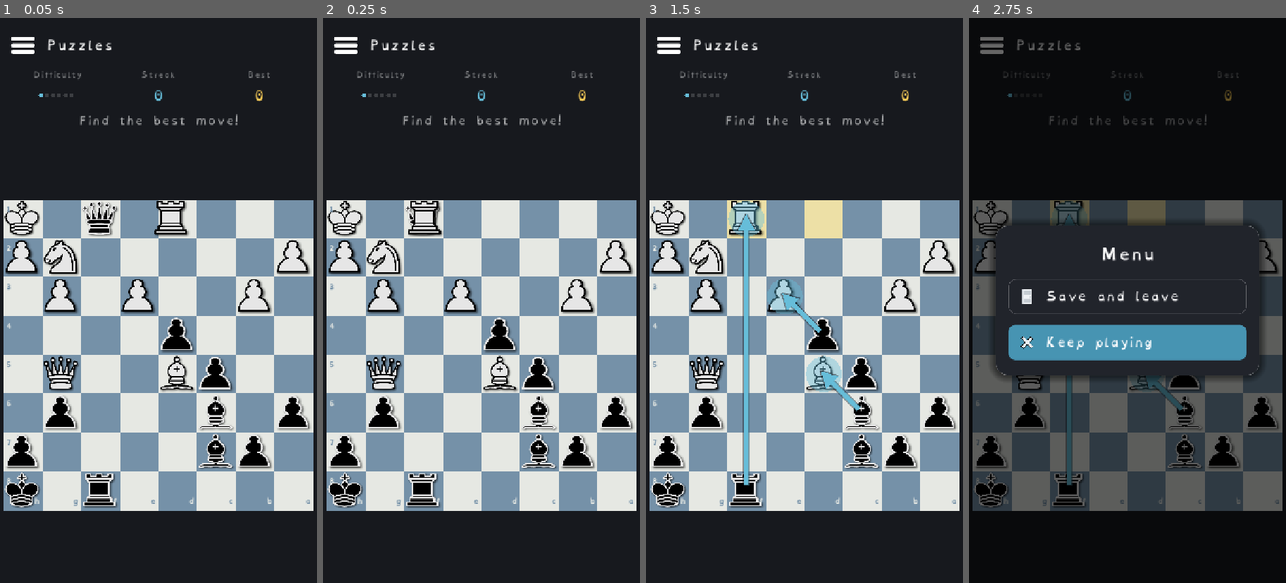
Above: before the commit, frames 1-4 (left to right).
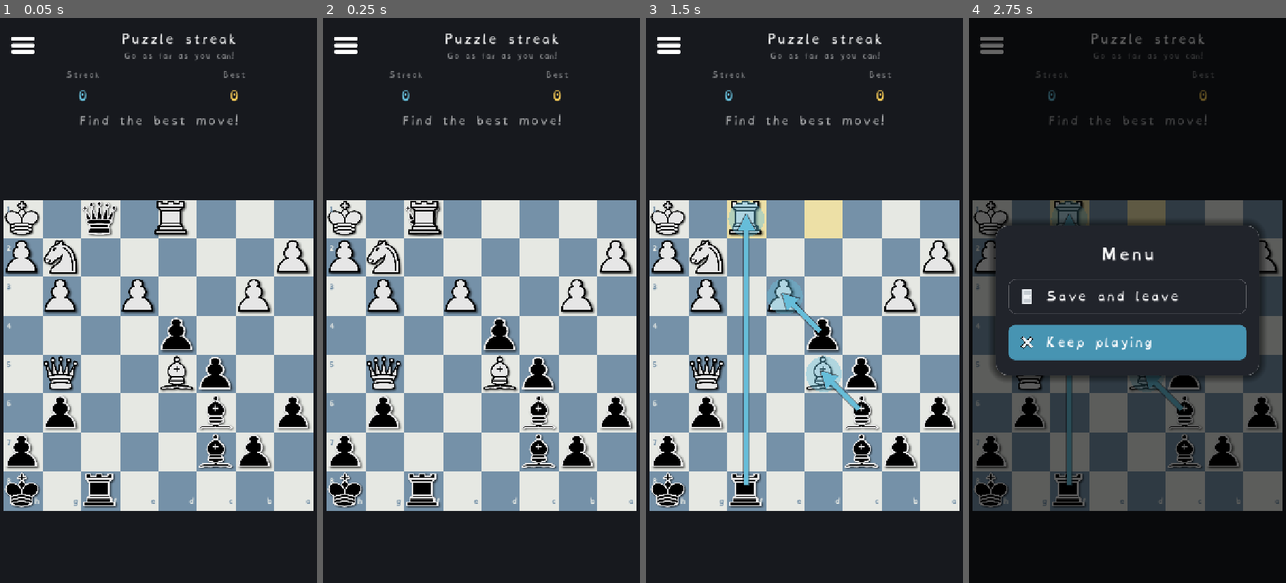
Above: after the commit, the same moments.

Repository: Hatscat/limpidchess
Game: Godot game, scene res://scenes/puzzle_rush.tscn
The game is run twice, just before and just after one commit, with the same random seed, the same clock (stepped at 60 frames per second) and the same inputs. This scene is started directly instead of the project's main scene.
Inputs (mouse positions are in pixels of both pictures, inside the frame that each line leads up to):
- Up to frame 1 (0.05 s): no input
- Up to frame 2 (0.25 s): no input
- Up to frame 3 (1.5 s): drag from (804, 357) to (836, 176) at 0.52 s; tap Enter at 1.25 s; drag from (741, 328) to (788, 413) at 1.27 s
- Up to frame 4 (2.75 s): click (991, 46) at 2 s

The runs differ from the first frame. In frame 1, 0.9% of the frame differs, in the area x 10-86%, y 2-15%; in frame 2, 0.9%; in frame 3, 0.9%; in frame 4, 0.6%.

Commit message:
feat: update puzzle streak functionality with new UI elements and translations

Diff:
--- a/assets/i18n/ui.csv
+++ b/assets/i18n/ui.csv
@@ -269,7 +269,8 @@
 Free games reminder,Free games reminder,Rappel des parties gratuites,Recordatorio de partidas gratis
 Reminds you when your free daily games reset.,Reminds you when your free daily games reset.,Vous prévient quand vos parties gratuites du jour reviennent.,Te avisa cuando vuelven tus partidas gratis del día.
 Puzzles,Puzzles,Puzzles,Puzzles
-Difficulty,Difficulty,Difficulté,Dificultad
+Puzzle streak,Puzzle streak,Série de puzzles,Racha de puzzles
+Go as far as you can!,Go as far as you can!,Va aussi loin que possible !,¡Llega tan lejos como puedas!
 Streak,Streak,Série,Racha
 New,New,Nouvelle,Nueva
 Resume,Resume,Reprendre la,Reanudar la
--- a/scenes/puzzle_rush.tscn
+++ b/scenes/puzzle_rush.tscn
@@ -4,7 +4,6 @@
 [ext_resource type="Script" uid="uid://dsbi4m5efbwas" path="res://scripts/ui/chess_board.gd" id="2_board"]
 [ext_resource type="Texture2D" uid="uid://c52qaa1q2wkua" path="res://assets/icons/party.png" id="4_party"]
 [ext_resource type="PackedScene" uid="uid://cwkkjgcgnb61c" path="res://scenes/daily_limit_dialog.tscn" id="5_daily"]
-[ext_resource type="Script" uid="uid://b3rr0vao8f1by" path="res://scripts/ui/difficulty_pips.gd" id="6_pips"]
 [ext_resource type="Texture2D" uid="uid://bi3n22ngccymk" path="res://assets/icons/trophy.png" id="7_trophy"]
 [ext_resource type="Texture2D" uid="uid://dk5ixea8nri3p" path="res://assets/icons/fire.png" id="8_fire"]
 
@@ -87,7 +86,7 @@
 theme_override_styles/hover = SubResource("sb_empty")
 expand_icon = true
 
-[node name="Title" type="Label" parent="." unique_id=441083087]
+[node name="Title" type="VBoxContainer" parent="." unique_id=441083087]
 layout_mode = 1
 anchors_preset = 10
 anchor_right = 1.0
@@ -96,9 +95,22 @@
 offset_right = -12.0
 offset_bottom = 92.0
 grow_horizontal = 2
-theme_override_font_sizes/font_size = 28
-text = "Puzzles"
-vertical_alignment = 1
+mouse_filter = 2
+theme_override_constants/separation = 0
+alignment = 1
+
+[node name="Name" type="Label" parent="Title" unique_id=441083088]
+layout_mode = 2
+theme_override_font_sizes/font_size = 26
+text = "Puzzle streak"
+horizontal_alignment = 1
+
+[node name="Goal" type="Label" parent="Title" unique_id=441083089]
+modulate = Color(1, 1, 1, 0.5)
+layout_mode = 2
+theme_override_font_sizes/font_size = 15
+text = "Go as far as you can!"
+horizontal_alignment = 1
 
 [node name="Header" type="HBoxContainer" parent="." unique_id=504203621]
 layout_mode = 1
@@ -112,28 +124,6 @@
 mouse_filter = 2
 theme_override_constants/separation = 8
 alignment = 1
-
-[node name="DiffCol" type="VBoxContainer" parent="Header" unique_id=416322770]
-layout_mode = 2
-size_flags_horizontal = 3
-theme_override_constants/separation = 2
-alignment = 1
-
-[node name="Caption" type="Label" parent="Header/DiffCol" unique_id=146187833]
-modulate = Color(1, 1, 1, 0.45)
-layout_mode = 2
-theme_override_font_sizes/font_size = 16
-text = "Difficulty"
-horizontal_alignment = 1
-
-[node name="DiffPips" type="Control" parent="Header/DiffCol" unique_id=1198055053]
-unique_name_in_owner = true
-custom_minimum_size = Vector2(84, 42)
-layout_mode = 2
-size_flags_horizontal = 4
-size_flags_vertical = 4
-mouse_filter = 2
-script = ExtResource("6_pips")
 
 [node name="StreakCol" type="VBoxContainer" parent="Header" unique_id=1262124393]
 layout_mode = 2
--- a/scripts/dev/shot_feature.gd
+++ b/scripts/dev/shot_feature.gd
@@ -45,25 +45,25 @@
 	# Left text block (OpenDyslexic is very wide, so keep it well clear of the boards at x=586).
 	_text(host, "Limpid Chess", 48, Color(0.93, 0.95, 0.97), Vector2(56, 150), 500, HORIZONTAL_ALIGNMENT_LEFT, true)
 	_text(host, "Find the best move", 32, UI.ACCENT, Vector2(58, 222), 500, HORIZONTAL_ALIGNMENT_LEFT, true)
-	_text(host, "Smooth chess that grows with you.", 20, Color(0.72, 0.77, 0.81), Vector2(58, 278), 510, HORIZONTAL_ALIGNMENT_LEFT, false)
+	_text(host, "Smooth chess that grows with you.", 18, Color(0.72, 0.77, 0.81), Vector2(58, 282), 500, HORIZONTAL_ALIGNMENT_LEFT, false)
 
-	# Two mini-boards on the right: neutral "Your move" -> revealed "The answer".
+	# Two mini-boards on the right, pushed clear of the text: neutral "Your move" -> revealed "The answer".
 	var ba := _board(false)
-	ba.position = Vector2(586, 110)
-	ba.size = Vector2(180, 180)
+	ba.position = Vector2(600, 108)
+	ba.size = Vector2(184, 184)
 	host.add_child(ba)
 	var bb := _board(true)
-	bb.position = Vector2(812, 110)
-	bb.size = Vector2(180, 180)
+	bb.position = Vector2(820, 108)
+	bb.size = Vector2(184, 184)
 	host.add_child(bb)
-	_text(host, "Your move", 20, Color(0.80, 0.84, 0.88), Vector2(586, 298), 180, HORIZONTAL_ALIGNMENT_CENTER, false)
-	_text(host, "The answer", 20, Color(0.80, 0.84, 0.88), Vector2(812, 298), 180, HORIZONTAL_ALIGNMENT_CENTER, false)
+	_text(host, "Your move", 20, Color(0.80, 0.84, 0.88), Vector2(600, 300), 184, HORIZONTAL_ALIGNMENT_CENTER, false)
+	_text(host, "The answer", 20, Color(0.80, 0.84, 0.88), Vector2(820, 300), 184, HORIZONTAL_ALIGNMENT_CENTER, false)
 
 	var arrow := TextureRect.new()
 	arrow.texture = load("res://assets/icons/chevron_right.svg")
 	arrow.modulate = UI.ACCENT
-	arrow.position = Vector2(770, 182)
-	arrow.size = Vector2(36, 44)
+	arrow.position = Vector2(786, 180)
+	arrow.size = Vector2(34, 44)
 	arrow.expand_mode = TextureRect.EXPAND_IGNORE_SIZE
 	arrow.stretch_mode = TextureRect.STRETCH_KEEP_ASPECT_CENTERED
 	host.add_child(arrow)
--- a/scripts/dev/shot_game.gd
+++ b/scripts/dev/shot_game.gd
@@ -20,6 +20,10 @@
 func _initialize() -> void:
 	vp = SubViewport.new()
 	vp.size = Vector2i(1560, 2778)
+	# Render at the game's DESIGN scale (720x1280 + canvas_items stretch) but high-res, so the board +
+	# chrome fill the frame like on a phone instead of drawing tiny at native px.
+	vp.size_2d_override = Vector2i(720, 1280)
+	vp.size_2d_override_stretch = true
 	vp.render_target_update_mode = SubViewport.UPDATE_ALWAYS
 	root.add_child(vp)
 
--- a/scripts/dev/shot_home.gd
+++ b/scripts/dev/shot_home.gd
@@ -12,6 +12,10 @@
 func _initialize() -> void:
 	vp = SubViewport.new()
 	vp.size = Vector2i(1560, 2778)
+	# Render at the game's DESIGN scale (720x1280 + canvas_items stretch, see project.godot) but at high
+	# resolution, so the UI fills the frame exactly like on a phone instead of drawing tiny at native px.
+	vp.size_2d_override = Vector2i(720, 1280)
+	vp.size_2d_override_stretch = true
 	vp.render_target_update_mode = SubViewport.UPDATE_ALWAYS
 	root.add_child(vp)
 
--- /dev/null
+++ b/scripts/dev/shot_puzzle.gd
@@ -0,0 +1,37 @@
+extends SceneTree
+
+## Dev-only: render the Puzzles screen at design scale to check the header (no more "Difficulty", new
+## title). godot --path . -s res://scripts/dev/shot_puzzle.gd  (needs a display) -> /tmp/limpid_puzzle.png
+
+var vp: SubViewport
+var frames := 0
+var setup := false
+
+
+func _initialize() -> void:
+	vp = SubViewport.new()
+	vp.size = Vector2i(1560, 2778)
+	vp.size_2d_override = Vector2i(720, 1280)
+	vp.size_2d_override_stretch = true
+	vp.render_target_update_mode = SubViewport.UPDATE_ALWAYS
+	root.add_child(vp)
+
+
+func _process(_d: float) -> bool:
+	frames += 1
+	if not setup:
+		var gm: Node = root.get_node("GameManager")
+		gm.is_premium = true
+		gm.puzzle_highscore = 15
+		gm.pending_puzzle_resume = false
+		gm.puzzle_result = {}
+		gm.puzzle_index = -1
+		vp.add_child(load("res://scenes/puzzle_rush.tscn").instantiate())
+		setup = true
+		frames = 0
+		return false
+	if frames >= 60:
+		vp.get_texture().get_image().save_png("/tmp/limpid_puzzle.png")
+		print("saved /tmp/limpid_puzzle.png")
+		quit()
+	return false
--- /dev/null
+++ b/scripts/dev/shot_review.gd
@@ -0,0 +1,55 @@
+extends SceneTree
+
+## Dev-only: render the end-of-game result dialog (a won bot game) at design scale for the listing.
+##   godot --path . -s res://scripts/dev/shot_review.gd  (needs a display) -> /tmp/limpid_review.png
+
+const Rules := preload("res://scripts/chess/chess_rules.gd")
+const MATE_FEN := "r1bqkb1r/pppp1Qpp/2n2n2/4p3/2B1P3/8/PPPP1PPP/RNB1K1NR b KQkq - 0 4"  # after Qxf7#
+
+var vp: SubViewport
+var game
+var frames := 0
+
+
+func _initialize() -> void:
+	vp = SubViewport.new()
+	vp.size = Vector2i(1560, 2778)
+	vp.size_2d_override = Vector2i(720, 1280)
+	vp.size_2d_override_stretch = true
+	vp.render_target_update_mode = SubViewport.UPDATE_ALWAYS
+	root.add_child(vp)
+
+
+func _process(_d: float) -> bool:
+	frames += 1
+	if frames == 1:
+		var gm: Node = root.get_node("GameManager")
+		gm.is_premium = true                # no daily-limit popup over the dialog
+		gm.player_is_white = true
+		gm.pass_and_play = false
+		gm.pending_review_check = false
+		gm.current_bot = BotRoster.get_by_id("reynard")
+		game = load("res://scenes/game.tscn").instantiate()
+		vp.add_child(game)
+		return false
+	if frames == 40:
+		game._gen += 1
+		game._busy = false
+		game.player_color = Rules.WHITE
+		game.board.flipped = false
+		game.rules.set_fen(MATE_FEN)
+		game.board.set_rules(game.rules)
+		game._update_check_highlight()      # light up the mated king
+		game._best[0] = 6;    game._best[1] = 0
+		game._decent[0] = 3;  game._decent[1] = 0
+		game._blunder[0] = 1; game._blunder[1] = 0
+		game._game_over = true
+		game.feedback.text = ""
+		game.eval_bar.set_eval(2000)        # White is winning (mate)
+		game._show_result("You win!", "Checkmate. Well played.", "win")
+		return false
+	if frames == 58:
+		vp.get_texture().get_image().save_png("/tmp/limpid_review.png")
+		print("saved /tmp/limpid_review.png")
+		quit()
+	return false
--- a/scripts/puzzle_rush.gd
+++ b/scripts/puzzle_rush.gd
@@ -3,11 +3,11 @@
 ## Puzzle Rush: a rising-difficulty streak of bundled Lichess puzzles (see [Puzzles]). Each puzzle
 ## offers 3 moves, the solution + 2 plausible distractors (the shallow GDScript ranker's top other
 ## moves make tempting traps), shuffled and shown neutrally. The first wrong pick ends the run.
-## Difficulty (puzzle rating) climbs with the streak; the highscore is the longest streak (saved).
+## Puzzle rating still climbs with the streak (harder puzzles) but is NOT shown: the goal is simply the
+## streak, go as far as you can. The highscore is the longest streak (saved).
 ## No eval bar. The daily-run cap (free) is enforced by callers (Home / Retry) via can_puzzle_today().
 
 const ChessBotScript := preload("res://scripts/chess/chess_bot.gd")
-const DifficultyPips := preload("res://scripts/ui/difficulty_pips.gd")
 # ChessRules is a global class (class_name in chess_rules.gd) — use it directly, no preload const.
 
 const START_RATING := 400    ## difficulty of the first puzzle (beginner / kid friendly)
@@ -23,7 +23,6 @@
 const MIN_STREAK_TO_COUNT := 3 ## failing OR leaving before solving this many puzzles refunds the daily run (a free retry)
 
 @onready var board: Control = %Board
-@onready var diff_pips: DifficultyPips = %DiffPips
 @onready var streak_value: Label = %StreakValue
 @onready var best_value: Label = %BestValue
 @onready var celebrate: TextureRect = %Celebrate
@@ -381,22 +380,8 @@
 func _update_header() -> void:
 	streak_value.text = str(_streak)
 	best_value.text = str(_best_at_start)
-	diff_pips.set_level(_difficulty_level(_cur_rating))
-	# Make the dots row exactly as tall as a number row so all three captions share a baseline (the
-	# 32px label's real line box is ~59px, not 32 - track it from the actual label, not a magic number).
-	diff_pips.custom_minimum_size.y = maxf(streak_value.get_combined_minimum_size().y, 42.0)
 	# Celebrate live once they pass a real previous record (not on a first-ever run).
 	celebrate.visible = _best_at_start > 0 and _streak > _best_at_start
-
-
-## Map a puzzle rating (400..2600) onto 1-6 dots (like the Bots screen) so difficulty reads at a
-## glance for beginners instead of an opaque Elo number. 0 (no filled dots) before the first puzzle.
-func _difficulty_level(rating: int) -> int:
-	if rating <= 0:
-		return 0
-	@warning_ignore("integer_division")
-	var lvl: int = (rating - START_RATING) * 6 / maxi(MAX_RATING - START_RATING, 1) + 1
-	return clampi(lvl, 1, 6)
 
 
 func _end_run() -> void:
Binary file changed: assets/i18n/ui.en.translation
Binary file changed: assets/i18n/ui.es.translation
Binary file changed: assets/i18n/ui.fr.translation
Binary file changed: docs/img/Screenshot_after_move.png
Binary file changed: docs/img/Screenshot_after_move_x3.png
Binary file changed: docs/img/Screenshot_before_move.png
Binary file changed: docs/img/Screenshot_before_move_x3.png
Binary file changed: docs/img/Screenshot_home.png
Binary file changed: docs/img/Screenshot_home_x3.png
Binary file changed: docs/img/Screenshot_review.png
Binary file changed: docs/img/Screenshot_review_x3.png
Binary file changed: docs/img/feature_graphic.png
(and 2 more such lines)
